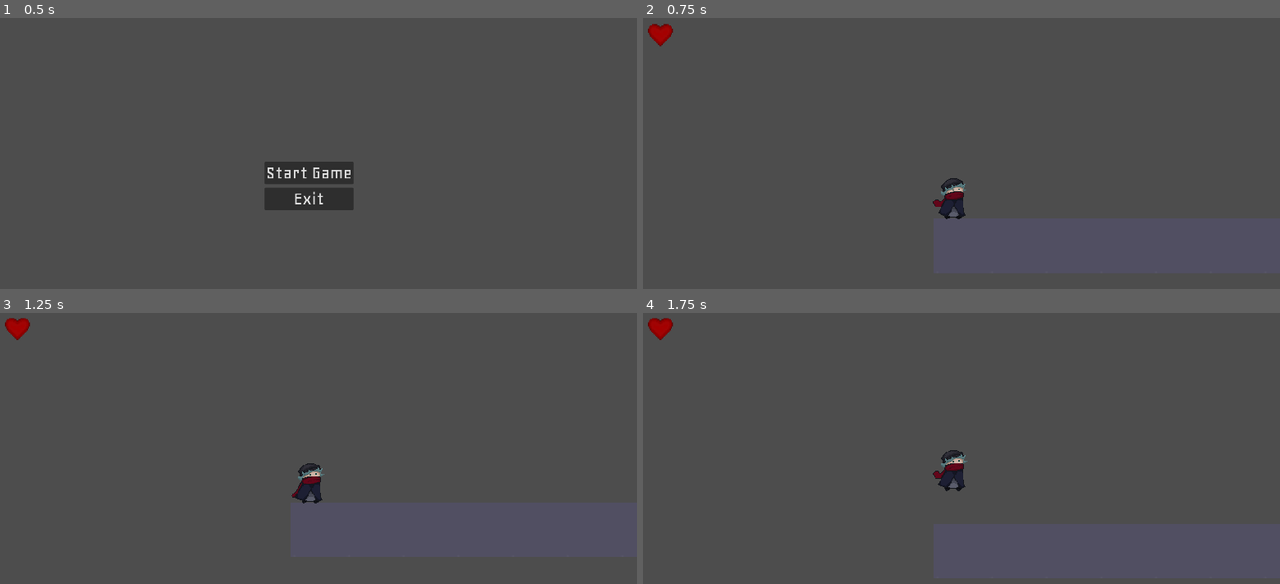
Above: before the commit, frames 1-4 (two rows, left to right).
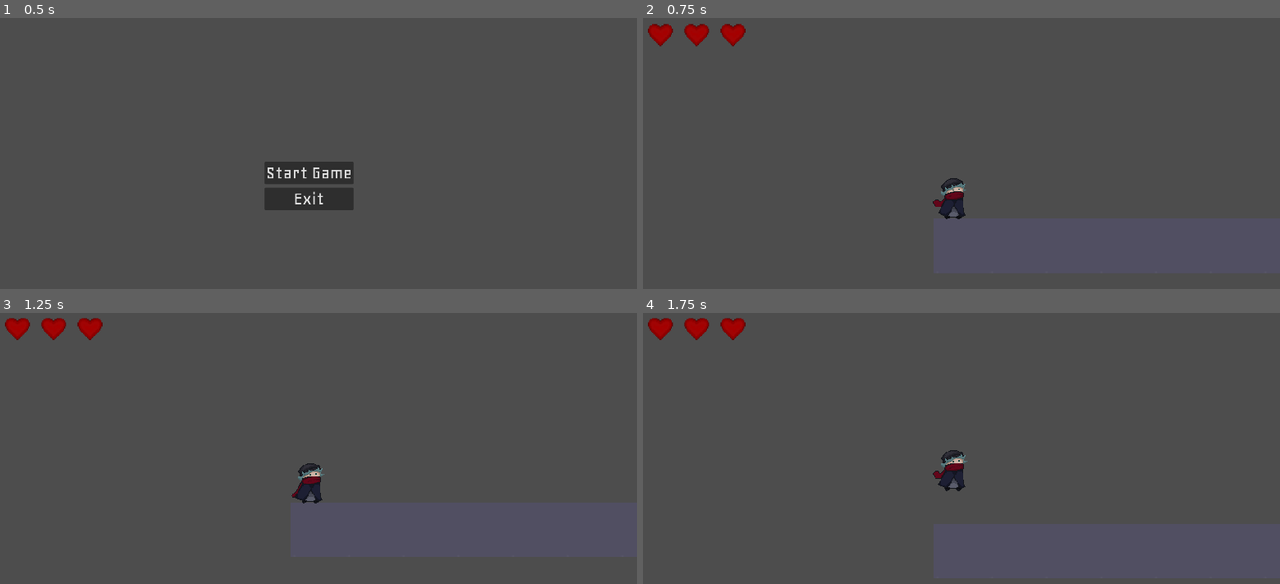
Above: after the commit, the same moments.

Repository: FirePowerGH/EchoesOfSteel
Game: Godot game, scene res://game/ui/menu/main_menu/main_menu.tscn
Same seed, same stepped clock (60 frames per second), same inputs: the game is played once before the commit and once after it.
Inputs (mouse positions are in pixels of both pictures, inside the frame that each line leads up to):
- Up to frame 1 (0.5 s): no input
- Up to frame 2 (0.75 s): click "Start Game" at 0.5 s
- Up to frame 3 (1.25 s): no input
- Up to frame 4 (1.75 s): move the mouse to (1095, 462) at 1.27 s; hold W (up) from 1.28 s (still down); tap Space (jump) at 1.52 s

Frame 1 is identical in both runs. In frame 2, 0.4% of the frame differs, in the area x 6-17%, y 2-11%; in frame 3, 0.4%, in the area x 6-17%, y 1-10%; in frame 4, 0.4%.

Commit message:
bog update change plsease reviw

Diff:
--- a/game/entities/player/player.tscn
+++ b/game/entities/player/player.tscn
@@ -287,7 +287,7 @@
 collision_mask = 16
 floor_constant_speed = true
 script = SubResource("GDScript_hhx74")
-hp = 1
+hp = 3
 metadata/_edit_group_ = true
 
 [node name="AnimatedSprite2D" type="AnimatedSprite2D" parent="."]
